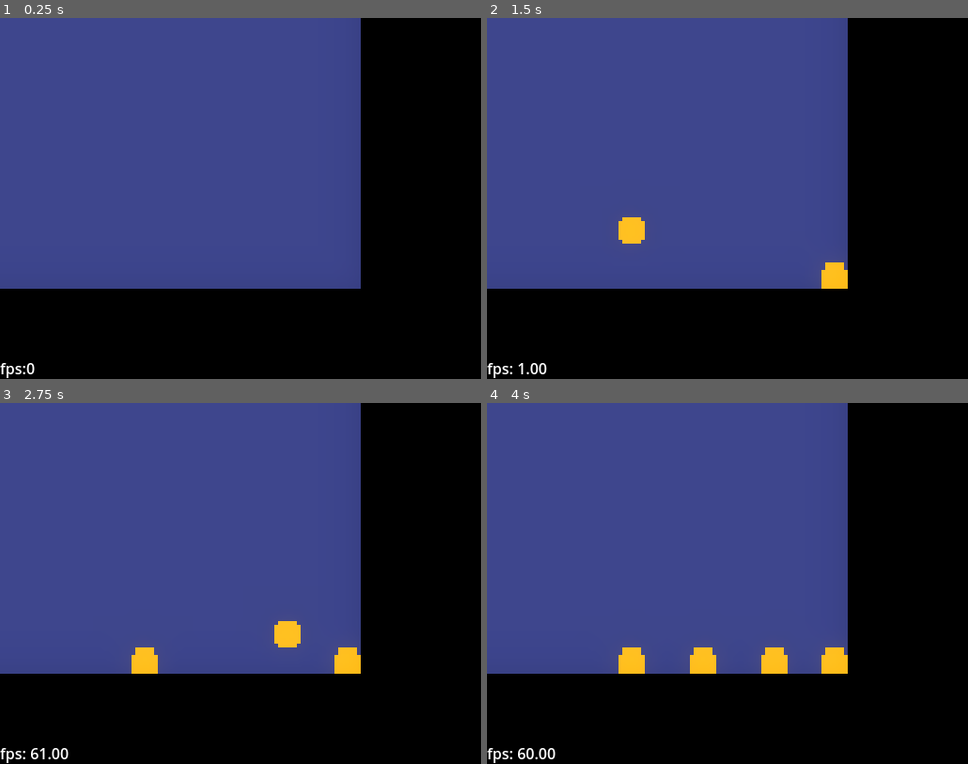
Above: before the commit, frames 1-4 (two rows, left to right).
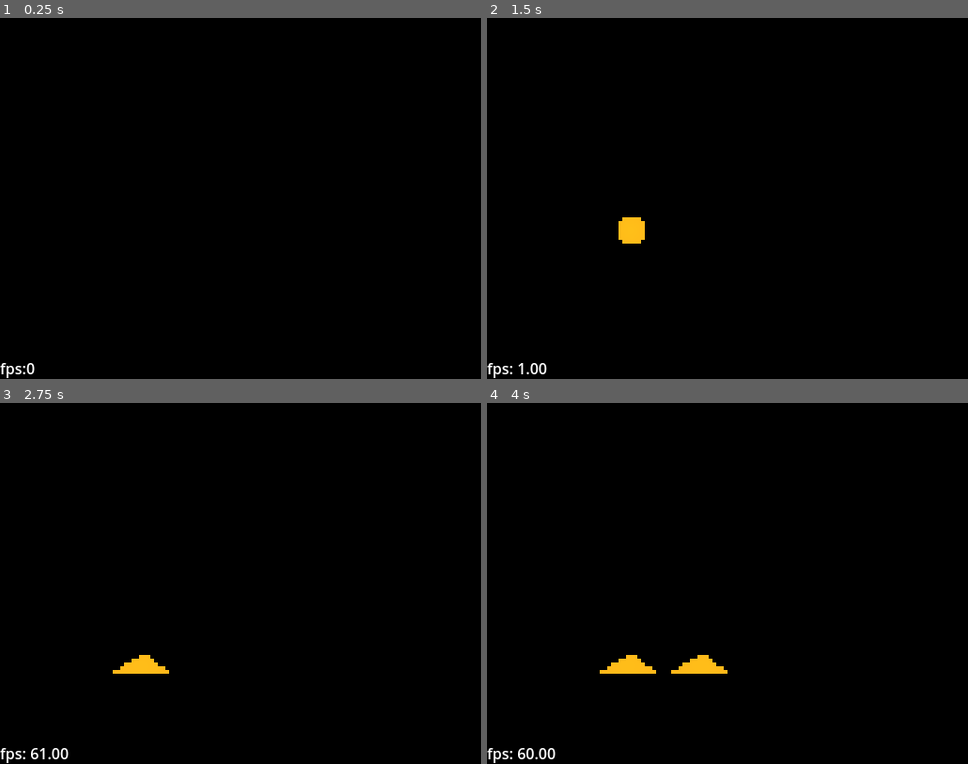
Above: after the commit, the same moments.

Repository: kiwijuice56/sand-spoon
Game: Godot game, scene res://main/main.tscn
Two runs of this game, one before a commit and one after it. Both use one fixed random seed, a clock stepped at 60 frames per second and the inputs below.
Inputs (mouse positions are in pixels of both pictures, inside the frame that each line leads up to):
- Up to frame 1 (0.25 s): no input
- Up to frame 2 (1.5 s): tap Enter at 0.5 s; move the mouse to (833, 180) at 0.52 s; click (833, 180) at 0.67 s; move the mouse to (631, 216) at 1.27 s; click (631, 216) at 1.42 s
- Up to frame 3 (2.75 s): move the mouse to (288, 504) at 2.02 s; click (288, 504) at 2.17 s
- Up to frame 4 (4 s): move the mouse to (703, 655) at 2.77 s; click (703, 655) at 2.92 s; tap Space at 3.5 s; move the mouse to (871, 637) at 3.52 s; click (871, 637) at 3.67 s

The runs differ from the first frame. In frame 1, 56% of the frame differs, in the area x 0-75%, y 0-75%; in frame 2, 56%; in frame 3, 56%; in frame 4, 56%.

Commit message:
Better sand

Diff:
--- a/main/main.tscn
+++ b/main/main.tscn
@@ -28,8 +28,8 @@
 texture = SubResource("ImageTexture_yl3r7")
 stretch_mode = 2
 script = ExtResource("1_7t74s")
-simulation_size = Vector2(96, 72)
-elements = Array[ExtResource("3_2pemr")]([ExtResource("4_oq8j5"), ExtResource("5_57l7a")])
+simulation_size = Vector2(72, 72)
+elements = Array[ExtResource("2_55j5a")]([ExtResource("4_oq8j5"), ExtResource("5_57l7a")])
 
 [node name="Painter" type="Node" parent="Simulation" node_paths=PackedStringArray("sim")]
 script = ExtResource("3_3diiu")
--- a/main/painter/painter.gd
+++ b/main/painter/painter.gd
@@ -5,9 +5,10 @@
 func _input(_event: InputEvent) -> void:
 	if Input.is_mouse_button_pressed(MOUSE_BUTTON_LEFT):
 		var mouse_position: Vector2 = get_viewport().get_mouse_position() / sim.scale
-		var row: int = int(mouse_position.y)
-		var col: int = int(mouse_position.x)
-		paint_circle(row, col, 4, "sand")
+		paint_circle(int(mouse_position.y), int(mouse_position.x), 4, "sand")
+	if Input.is_mouse_button_pressed(MOUSE_BUTTON_RIGHT):
+		var mouse_position: Vector2 = get_viewport().get_mouse_position() / sim.scale
+		paint_circle(int(mouse_position.y), int(mouse_position.x), 4, "empty")
 
 func paint_circle(center_row: int, center_col: int, radius: float, element_name: String) -> void:
 	if not sim.in_bounds(center_row, center_col):
--- a/main/simulation/element/empty/empty.tres
+++ b/main/simulation/element/empty/empty.tres
@@ -5,4 +5,4 @@
 [resource]
 script = ExtResource("1_m73bc")
 unique_name = "empty"
-color = Color(0.221164, 0.249665, 0.504939, 1)
+color = Color(0, 0, 0, 1)
--- a/main/simulation/element/sand/sand.gd
+++ b/main/simulation/element/sand/sand.gd
@@ -3,3 +3,15 @@
 func process(sim: Simulation, row: int, col: int) -> void:
 	if sim.in_bounds(row + 1, col) and sim.get_element(row + 1, col) == "empty":
 		sim.swap(row, col, row + 1, col)
+		return
+	var right: bool = sim.in_bounds(row + 1, col + 1) and sim.get_element(row + 1, col + 1) == "empty"
+	var left: bool = sim.in_bounds(row + 1, col - 1) and sim.get_element(row + 1, col - 1) == "empty"
+	if left and right:
+		if Simulation.fast_randf() < 0.5:
+			left = false
+		else:
+			right = false
+	if left:
+		sim.swap(row, col, row + 1, col - 1)
+	elif right:
+		sim.swap(row, col, row + 1, col + 1)
--- a/main/simulation/simulation.gd
+++ b/main/simulation/simulation.gd
@@ -67,5 +67,5 @@
 	_set_cell_id(row_1, col_1, _get_cell_id(row_2, col_2))
 	_set_cell_id(row_2, col_2, temp)
 
-static func random() -> float:
+static func fast_randf() -> float:
 	return randf()
Not shown: 1 places in main/main.tscn that only renumber resources
